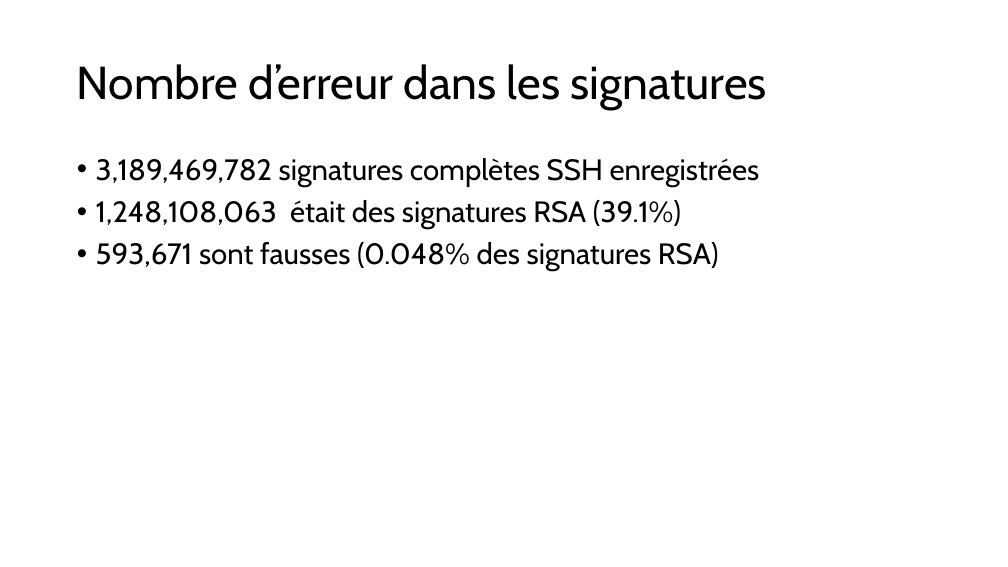
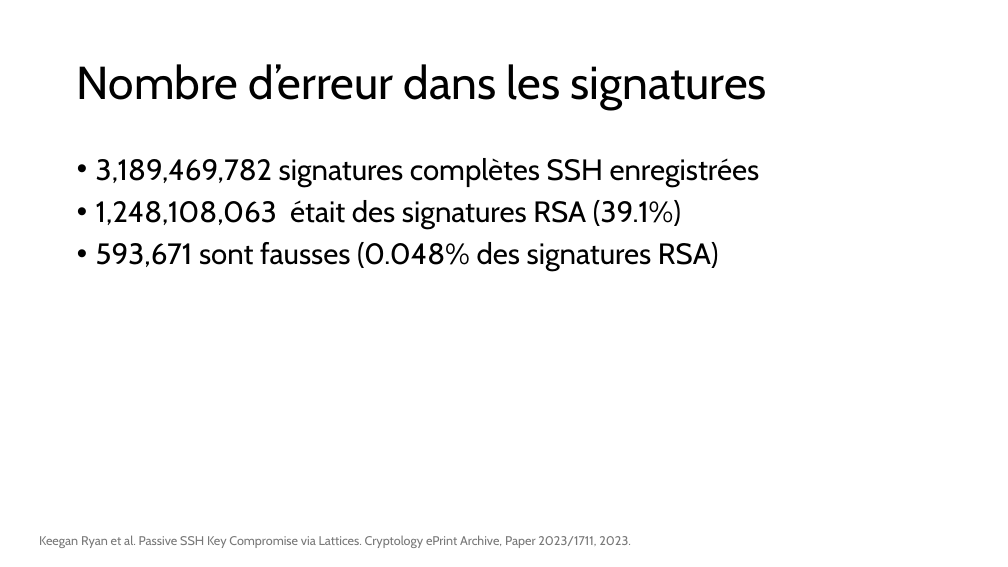
Before and after one commit to JustinFerrara14/SSE, a slide deck: slide 5 of SSELaticeAttackFerrara.pptx. Drawn at 1008x567 pixels with LibreOffice and Linux fonts; fonts in the diff are those of the drawing. Boxes give left, top, right and bottom in pixels: in the first picture for what was removed or moved away, otherwise in the second. Text is boxed around its words. In the diff, an @@ line names an element or a change of style, - is before the commit and + after.

```diff
--- a/SSELaticeAttackFerrara.pptx
+++ b/SSELaticeAttackFerrara.pptx
@@ text added at [39,535,631,548], 12 pt, text #797979 @@
+Keegan Ryan et al. Passive SSH Key Compromise via Lattices. Cryptology ePrint Archive, Paper 2023/1711, 2023.
```
Also in this commit, not shown: 6 other slides changed, 12 slides added, 2 slides removed, 3 other files.
